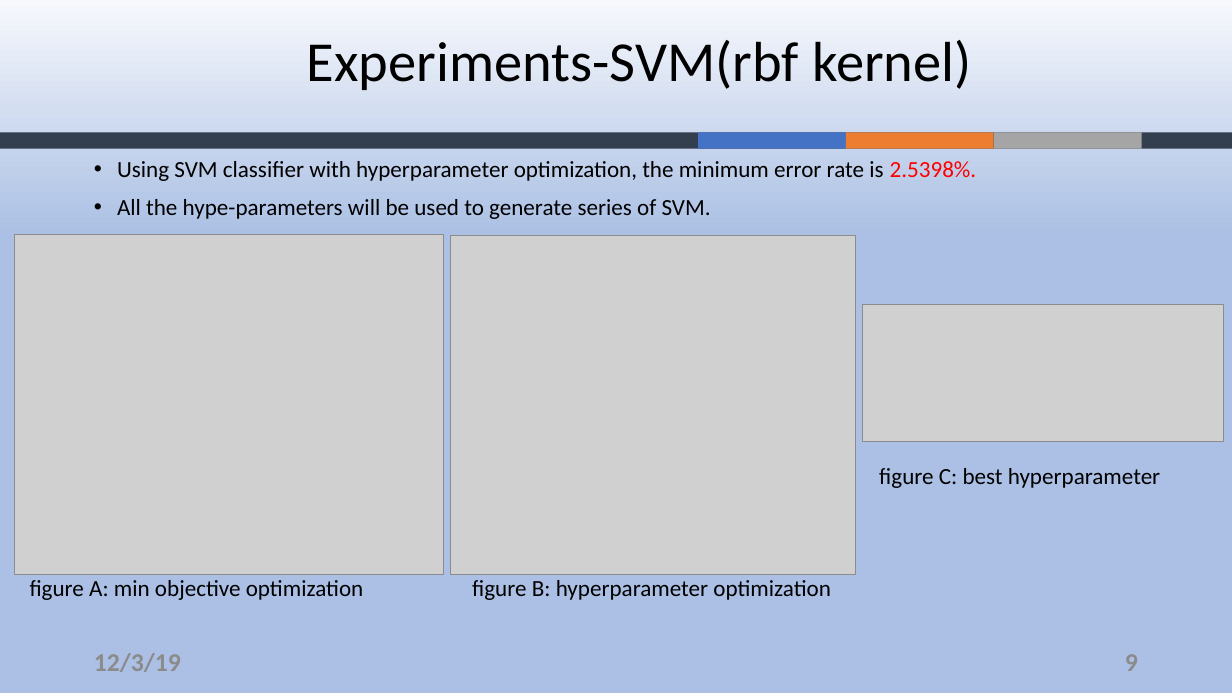
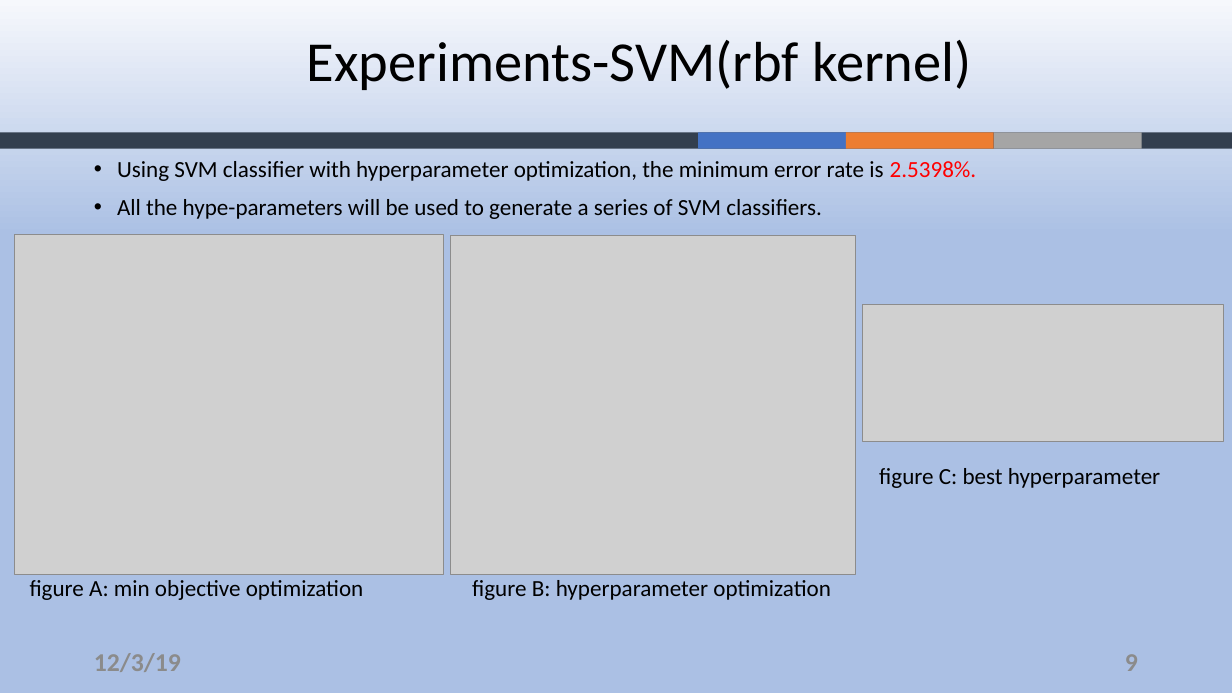
Before and after one commit to ZouYao0720/final-project-, a slide deck: slide 9 of final-presentation.pptx. Drawn at 1232x693 pixels with LibreOffice and Linux fonts; fonts in the diff are those of the drawing; grey boxes stand for pictures; background and template pictures are left out. Boxes give left, top, right and bottom in pixels: in the first picture for what was removed or moved away, otherwise in the second. Text is boxed around its words. In the diff, an @@ line names an element or a change of style, - is before the commit and + after.

```diff
--- a/final-presentation.pptx
+++ b/final-presentation.pptx
@@ text at <box>117,199,822,219</box>: text changed @@
-• All the hype-parameters will be used to generate series of SVM.
+• All the hype-parameters will be used to generate a series of SVM classifiers.
```
Also in this commit, not shown: 5 other slides changed.
